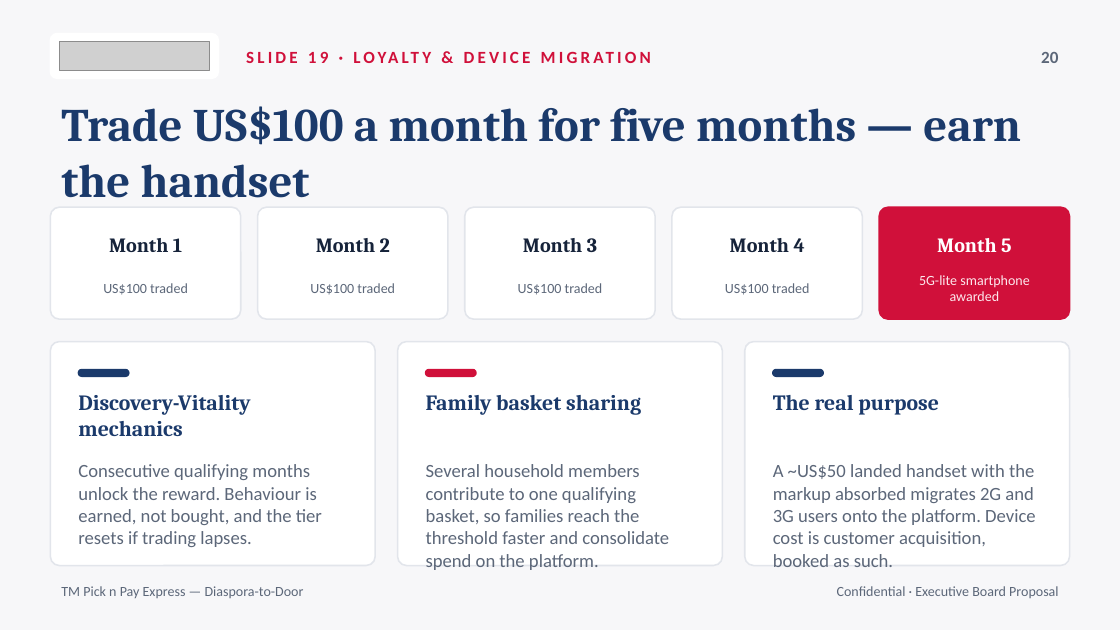
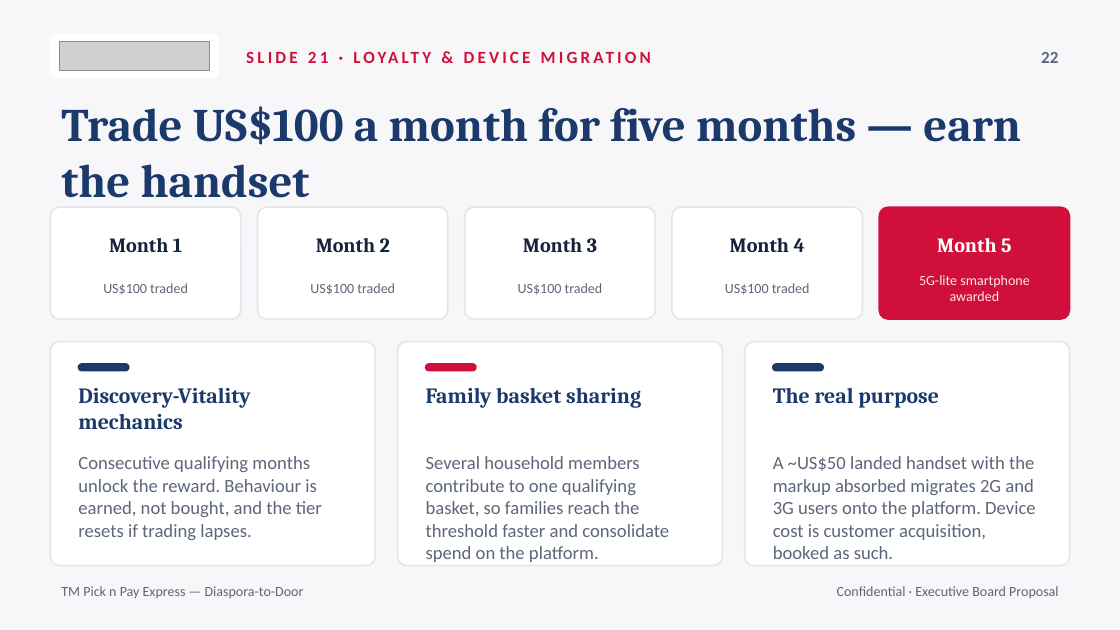
Before and after one commit to gugunyathi/retail-bridge, a slide deck: slide 21 of public/TM-Pick-n-Pay-Express.pptx (slide 19 before the commit). Drawn at 1120x630 pixels with LibreOffice and Linux fonts; fonts in the diff are those of the drawing; grey boxes stand for pictures. Boxes give left, top, right and bottom in pixels: in the first picture for what was removed or moved away, otherwise in the second. Text is boxed around its words. In the diff, an @@ line names an element or a change of style, - is before the commit and + after.

```diff
--- a/public/TM-Pick-n-Pay-Express.pptx
+++ b/public/TM-Pick-n-Pay-Express.pptx
@@ text at box(235, 37, 1002, 76): text changed @@
-SLIDE 19 · LOYALTY & DEVICE MIGRATION
+SLIDE 21 · LOYALTY & DEVICE MIGRATION
@@ text at box(1041, 52, 1058, 63): text changed @@
-20
+22
@@ 3 texts, 3 rounded rectangles: place and size @@
-3 texts, 3 rounded rectangles at box(78, 370, 939, 436)
+3 texts, 3 rounded rectangles at box(78, 364, 939, 429)
@@ text "Consecutive qualifying months unlock the ...": place and size @@
-text "Consecutive qualifying months unlock the ..." at box(78, 464, 322, 547)
+text "Consecutive qualifying months unlock the ..." at box(78, 456, 322, 540)
@@ text "Several household members contribute to ...": place and size @@
-text "Several household members contribute to ..." at box(426, 464, 669, 570)
+text "Several household members contribute to ..." at box(426, 456, 669, 562)
@@ text "A ~US$50 landed handset with ...": place and size @@
-text "A ~US$50 landed handset with ..." at box(773, 464, 1036, 567)
+text "A ~US$50 landed handset with ..." at box(773, 456, 1036, 559)
```
Also in this commit, not shown: 8 other slides changed, 2 slides added, 2 other files.
